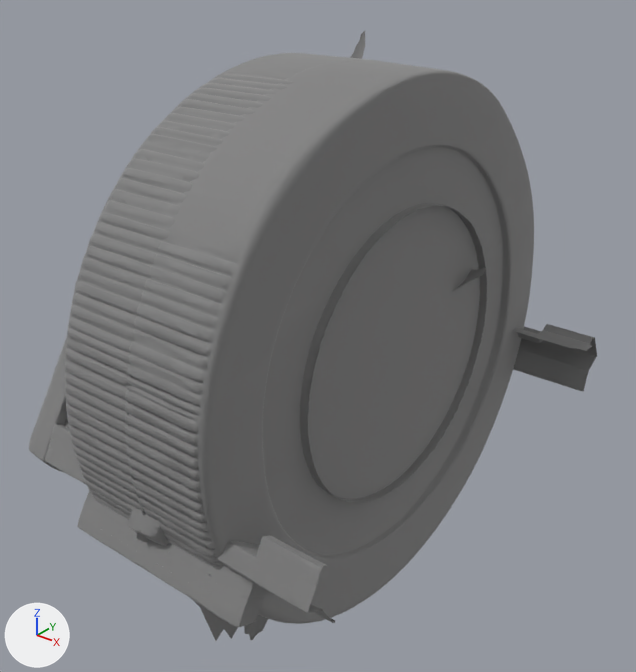
The glTF model public/models/housing-baked.glb, before and after one commit.
The view is the same before and after, from a camera (50 mm lens) standing at (1.81, -2.36, 1.44) and looking at (-0.05, -0.04, 0.0). The axes (+X, +Y, +Z) are drawn at lower left. The lights are the same throughout. The first picture is the older version.

Before the edit, the objects in view are built like this:
```python
me_frame = bpy.data.meshes.new('frame')
me_frame.from_pydata(...)  # 20681 vertices, 38314 faces; spans x -0.66..0.66, y -1.0..1.0, z -0.77..0.77
me_frame.materials.append(mat_material_0)  # its picture is missing
me_knob_left = bpy.data.meshes.new('knob_left')
me_knob_left.from_pydata(...)  # 7606 vertices, 14928 faces; spans x -0.33..0.33, y -1.0..1.0, z -1.0..1.0
me_knob_left.materials.append(mat_material_0)  # its picture is missing
me_knob_left_cap = bpy.data.meshes.new('knob_left_cap')
me_knob_left_cap.from_pydata(...)  # 525 vertices, 872 faces; spans x -0.39..0.39, y -0.68..0.68, z -1.0..1.0
me_knob_left_cap.materials.append(mat_material_0)  # its picture is missing
ob_frame = bpy.data.objects.new('frame', me_frame)
ob_frame.location = (0.0, 0.0, 0.0)
ob_knob_left = bpy.data.objects.new('knob_left', me_knob_left)
ob_knob_left.location = (0.0, 0.0, 0.0)
ob_knob_left_cap = bpy.data.objects.new('knob_left_cap', me_knob_left_cap)
ob_knob_left_cap.location = (0.0, 0.0, 0.0)
# also in view: 'knob_right' at (0.0, 0.0, 0.0)
```
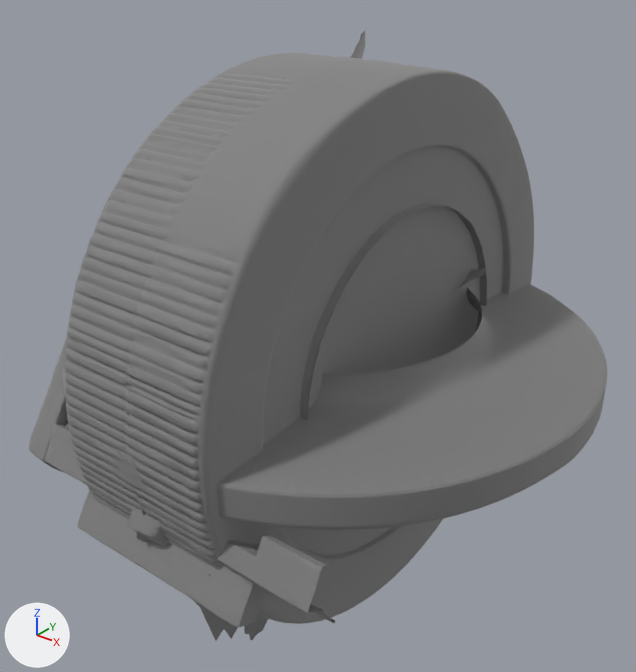
Boxes [x1, y1, x2, y2] around the edits, measured in the pictures (636 x 672 px):
'base', added
    after: [63, 283, 607, 530]

The change in detail:
Mesh me_base is new.
It has 14726 vertices, 28969 faces and spans x -0.98..0.98, y -1.0..1.0, z -0.13..0.13.
It uses material mat_material_0 (its picture is missing).
Object 'base' (ob_base) is new; it shows me_base.
Its location is (0.0, 0.0, 0.0).
